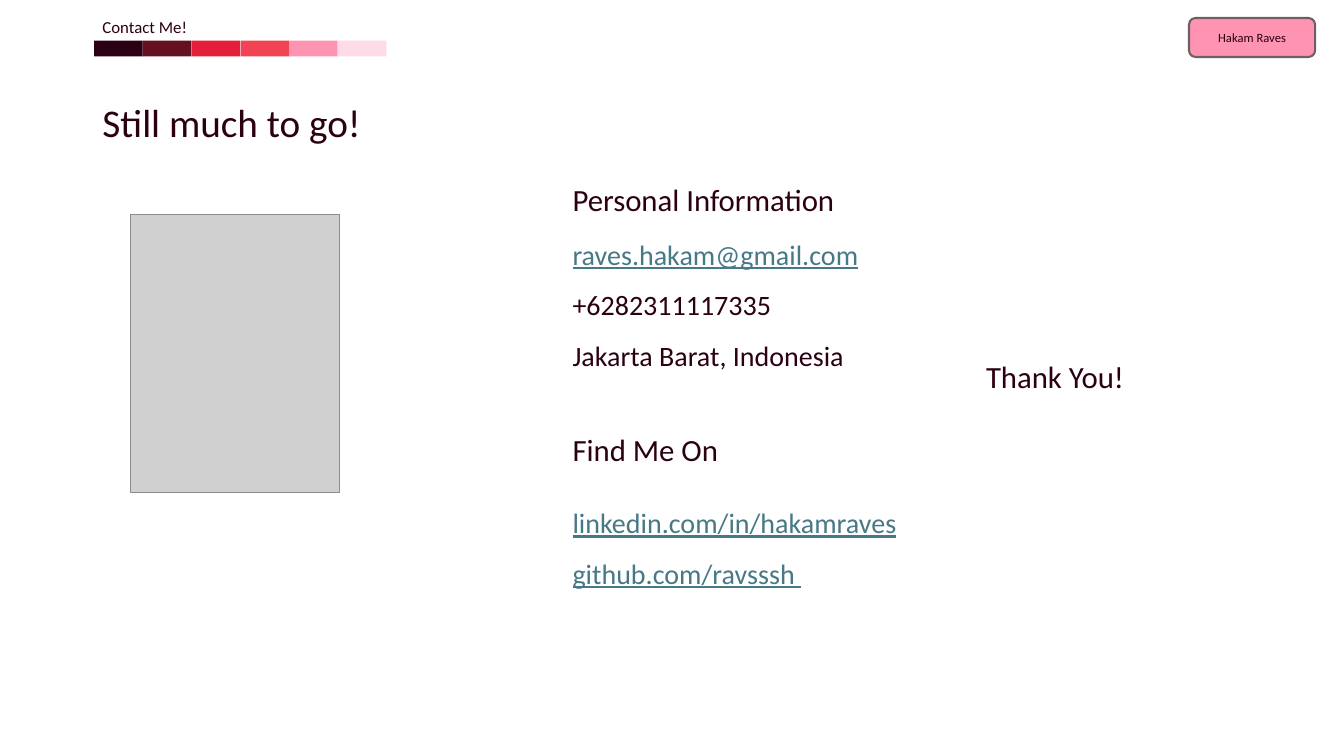
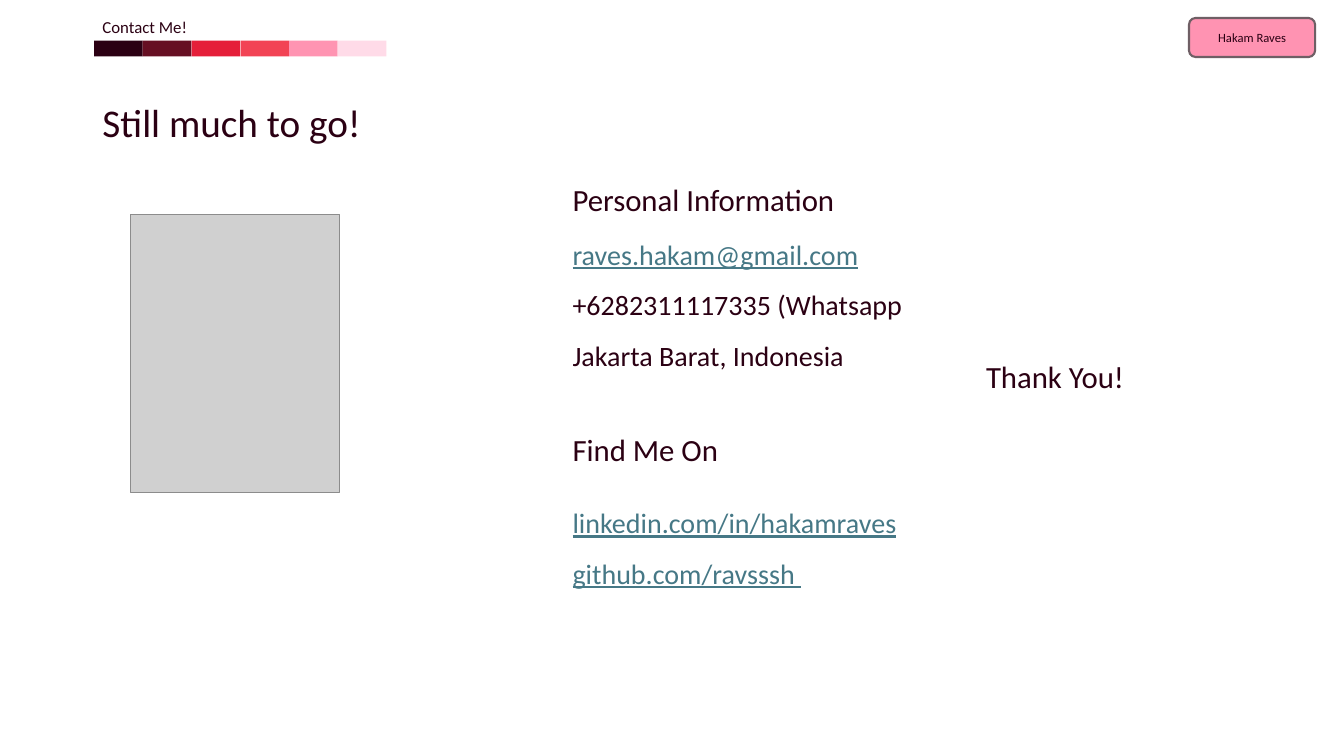
Before and after one commit to ravsssh/ravsssh, a slide deck: slide 18 of Portfolio.pptx. Drawn at 1344x756 pixels with LibreOffice and Linux fonts; fonts in the diff are those of the drawing; grey boxes stand for pictures. Boxes give left, top, right and bottom in pixels: in the first picture for what was removed or moved away, otherwise in the second. Text is boxed around its words. In the diff, an @@ line names an element or a change of style, - is before the commit and + after.

```diff
--- a/Portfolio.pptx
+++ b/Portfolio.pptx
@@ text at box(573, 295, 902, 320): text changed @@
-+6282311117335
++6282311117335 (Whatsapp
```
Also in this commit, not shown: 3 other slides changed, 1 other file.
